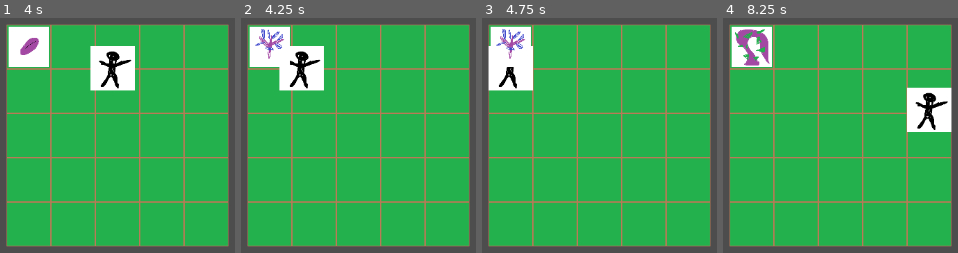
Above: before the commit, frames 1-4 (left to right).
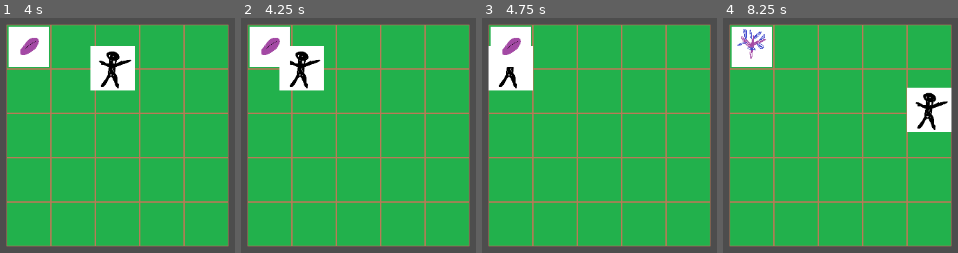
Above: after the commit, the same moments.

Repository: JuliuszMaretzky/Deptacz
Game: Godot game, scene res://_scenes/main.tscn
Two runs of this game, one before a commit and one after it. Both use one fixed random seed, a clock stepped at 60 frames per second and the inputs below. The project has no main scene, so this scene is started directly.
Inputs:
- Up to frame 1 (4 s): tap Enter at 0.5, 2 s; hold D (moveRight) 0.53-1.28 s; tap Space at 1.25, 2.75 s; hold S (moveDown) 1.28-2.03 s; hold D (moveRight) 2.03-2.78 s; hold W (moveUp) 2.78-3.53 s; hold Left (moveLeft) from 3.53 s (still down)
- Up to frame 2 (4.25 s): keep holding Left (moveLeft)
- Up to frame 3 (4.75 s): keep holding Left (moveLeft)
- Up to frame 4 (8.25 s): tap Enter at 5 s; release Left (moveLeft) at 5.03 s; hold S (moveDown) 5.03-5.78 s; hold D (moveRight) 5.78-6.53 s; hold W (moveUp) 6.53-7.28 s; hold D (moveRight) 7.28-8.03 s; tap Space at 8 s; hold S (moveDown) from 8.03 s (still down)

Frame 1 is identical in both runs. In frame 2, 0.7% of the frame differs, in the area x 5-19%, y 4-18%; in frame 3, 0.7%; in frame 4, 1.5%, in the area x 5-20%, y 4-21%.

Commit message:
spreading evil plants

Diff:
--- a/Deptacz/_scripts/GameManager.gd
+++ b/Deptacz/_scripts/GameManager.gd
@@ -12,7 +12,7 @@
 func _ready():
 	createLawn()
 	summonGardener()
-	plantEvilSeed(Vector2(0,0))
+	plantEvilSeed(lawn[0][0])
 
 func createLawn():
 	for i in lawnWidth:
@@ -31,11 +31,12 @@
 func properVector(position: Vector2):
 	return Vector2(64 * position.x, 64 * position.y)
 
-func plantEvilSeed(position: Vector2):
+func plantEvilSeed(patch: Area2D):
 	var instance = evil_seed.instantiate()
-	instance.position = properVector(position)
-	instance.actualTile = lawn[position.x][position.y]
+	instance.position = patch.position
+	instance.actualTile = patch
 	instance.actualTile.isPlanted = true
+	instance.game_manager = self
 	add_child(instance)
 
 func createNeighborhood():
--- a/Deptacz/_scripts/evil_plant.gd
+++ b/Deptacz/_scripts/evil_plant.gd
@@ -4,14 +4,17 @@
 @onready var evil_seedling = $evil_seedling
 @onready var evil_tentacle = $evil_tentacle
 
-
 @onready var timer = $Timer
+var game_manager
 var actualTile = null
 var growthStages = []
 var growthStageIndex = 0
+var canSpread = false
+var growthStageCooldown = 5
+var spreadSeedCooldown = 2
 
 func _ready():
-	timer.wait_time = 4
+	timer.wait_time = growthStageCooldown
 	timer.start()
 	growthStages.append(evil_seed)
 	growthStages.append(evil_seedling)
@@ -25,8 +28,26 @@
 	queue_free()
 
 func _on_timer_timeout():
-	growthStages[growthStageIndex].visible = false
-	growthStageIndex += 1
-	growthStages[growthStageIndex].visible = true
-	if(growthStageIndex < growthStages.size() - 1):
+	if !canSpread:
+		growthStages[growthStageIndex].visible = false
+		growthStageIndex += 1
+		growthStages[growthStageIndex].visible = true
+		if(growthStageIndex < growthStages.size() - 1):
+			timer.start()
+		else:
+			canSpread = true
+			timer.wait_time = spreadSeedCooldown
+			timer.start()
+	else:
+		throwSeed()
 		timer.start()
+
+func throwSeed():
+	var tilesToSpread = []
+	for tile in actualTile.neighbors:
+		if !tile.isPlanted:
+			tilesToSpread.append(tile)
+	if tilesToSpread.size() < 1:
+		return
+	var indexToSpread = randi() % tilesToSpread.size()
+	game_manager.plantEvilSeed(tilesToSpread[indexToSpread])
--- a/Deptacz/_scripts/tile_basic.gd
+++ b/Deptacz/_scripts/tile_basic.gd
@@ -1,7 +1,7 @@
 extends Area2D
 
 var isPlanted = false
-var neighors = []
+var neighbors = []
 
 func addNeighbor(newNeighbor: Area2D):
-	neighors.append(newNeighbor)
+	neighbors.append(newNeighbor)
